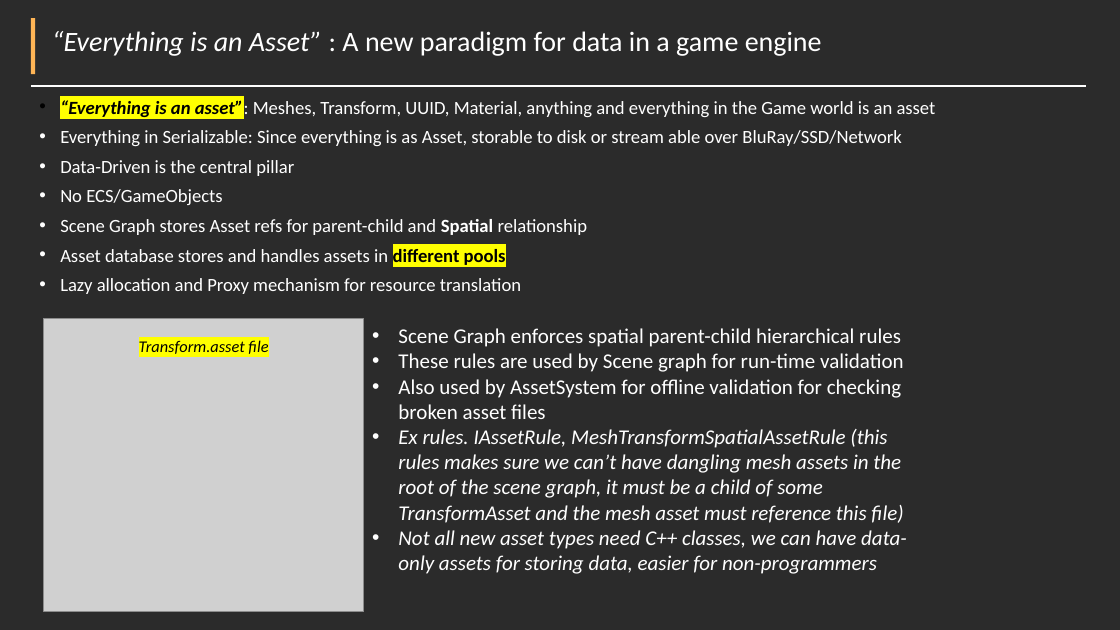
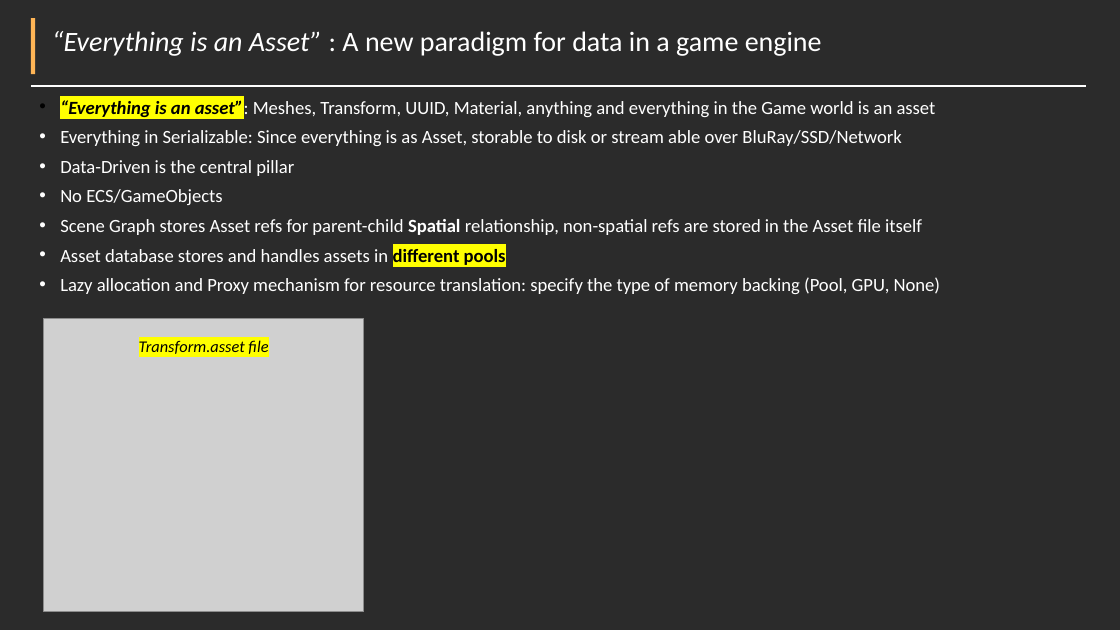
Before and after one commit to Pikachuxxxx/Razix, a slide deck: slide 7 of Docs/Features overview.pptx. Drawn at 1120x630 pixels with LibreOffice and Linux fonts; fonts in the diff are those of the drawing; grey boxes stand for pictures; background and template pictures are left out; a plain dark background stands for a picture behind light text. Boxes give left, top, right and bottom in pixels: in the first picture for what was removed or moved away, otherwise in the second. Text is boxed around its words. In the diff, an @@ line names an element or a change of style, - is before the commit and + after.

```diff
--- a/Docs/Features overview.pptx
+++ b/Docs/Features overview.pptx
@@ text at box(60, 219, 922, 235): text changed @@
-• Scene Graph stores Asset refs for parent-child and Spatial relationship
+• Scene Graph stores Asset refs for parent-child Spatial relationship, non-spatial refs are stored in the Asset file itself
@@ text at box(60, 277, 941, 294): text changed @@
-• Lazy allocation and Proxy mechanism for resource translation
+• Lazy allocation and Proxy mechanism for resource translation: specify the type of memory backing (Pool, GPU, None)
@@ text removed at box(398, 328, 907, 574) @@
-• Scene Graph enforces spatial parent-child hierarchical rules
-• These rules are used by Scene graph for run-time validation
-• Also used by AssetSystem for offline validation for checking broken asset files
-• Ex rules. IAssetRule, MeshTransformSpatialAssetRule (this rules makes sure we can’t have dangling mesh assets in the root of the scene graph, it must be a child of some TransformAsset and the mesh asset must reference this file)
-• Not all new asset types need C++ classes, we can have data-only assets for storing data, easier for non-programmers
```
Also in this commit, not shown: 1 other slide changed, 1 slide added, 2 other files.
